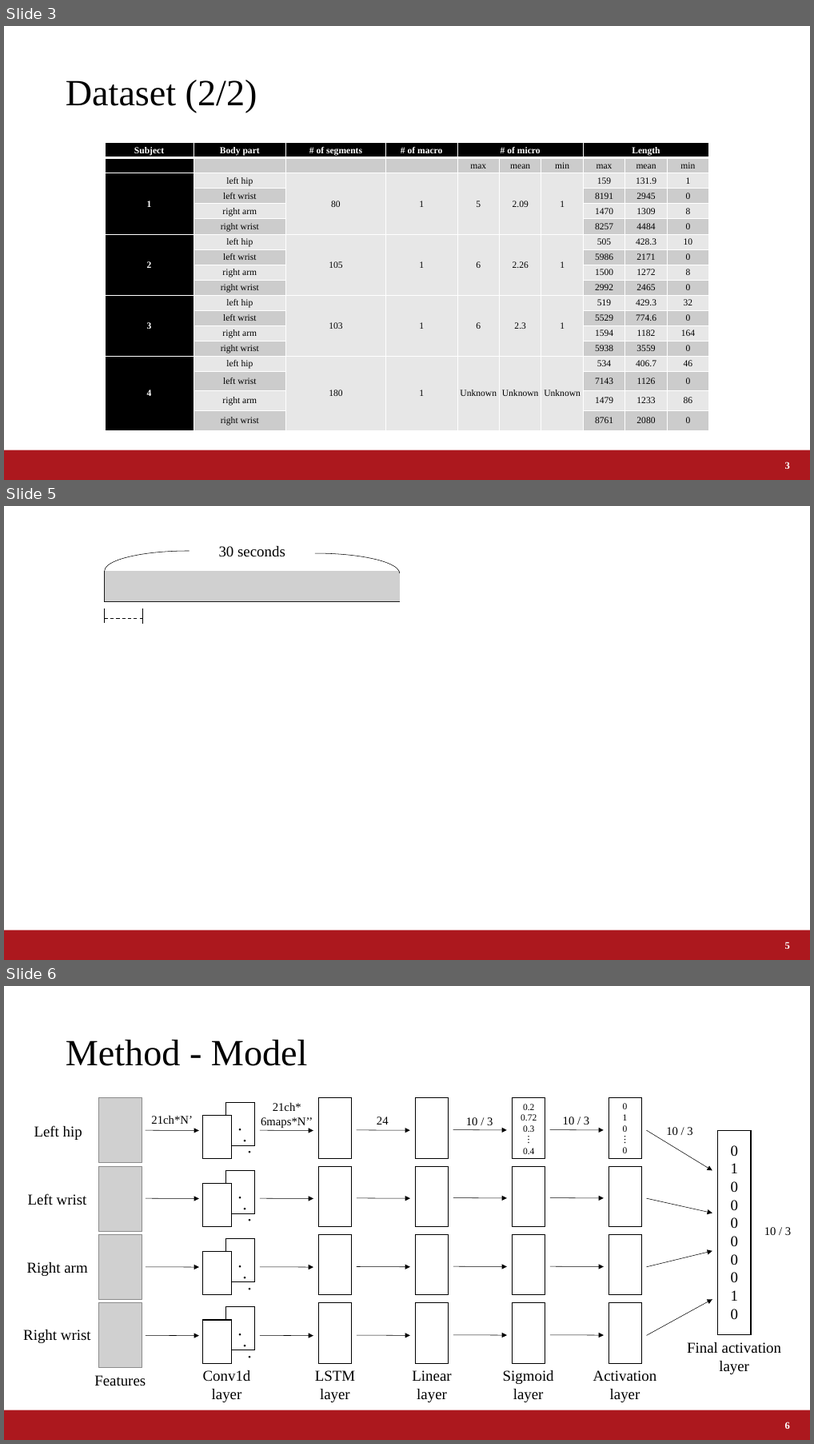
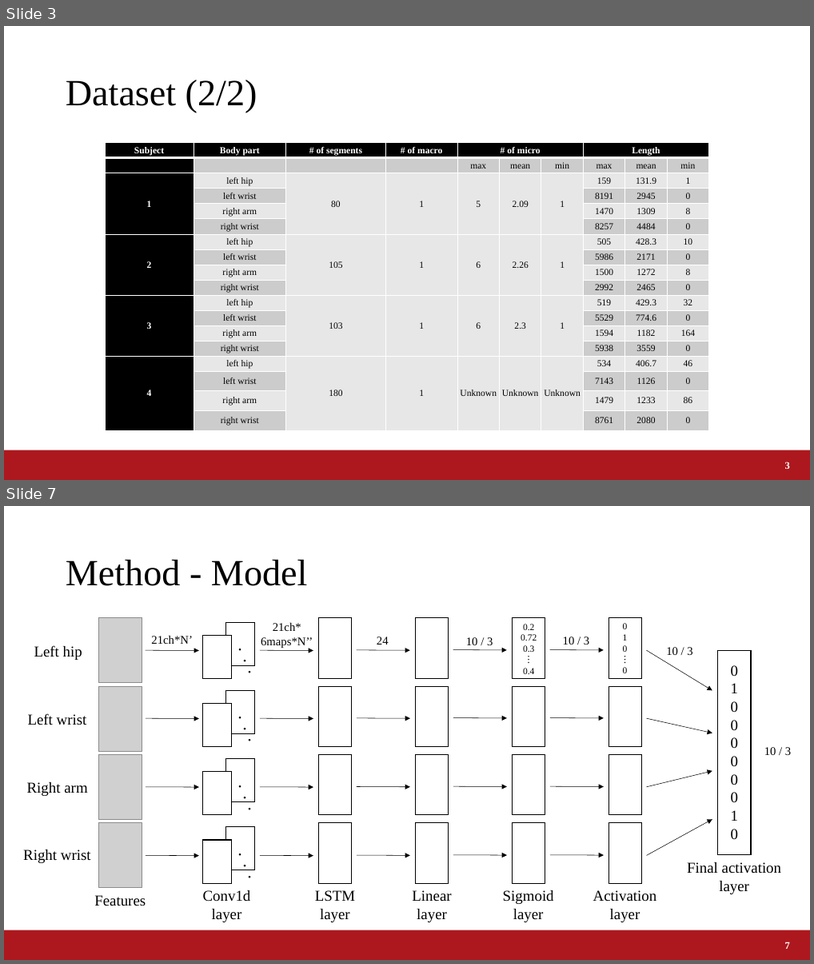
Before and after one commit to a2h1r0/lab, a slide deck: paper/ABC2020CookingChallenge/ABC2020_Fujii.pptx. Shown one above the other, each under a label of ours: slides 3, 5 and 6 before the commit, slides 3 and 7 after it; the slides between them are not shown. The pictures are 814x1444 and 814x964 pixels, drawn with LibreOffice and Linux fonts; fonts in the diff are those of the drawing; grey boxes stand for pictures; background and template pictures are left out. Boxes give left, top, right and bottom in pixels: in the first picture for what was removed or moved away, otherwise in the second. Text is boxed around its words. In the diff, an @@ line names an element or a change of style, - is before the commit and + after.

```diff
--- a/paper/ABC2020CookingChallenge/ABC2020_Fujii.pptx
+++ b/paper/ABC2020CookingChallenge/ABC2020_Fujii.pptx
@@ slide 5 removed at (4, 506, 810, 960), background #FFFFFF; not listed: 1 template element that a slide beside it also shows @@
@@ arc (boxed as its full ellipse) removed at (105, 551, 273, 591) @@
@@ text removed at (219, 546, 286, 557) @@
-30 seconds
@@ arc (boxed as its full ellipse) removed at (231, 553, 400, 593) @@
@@ rectangle removed at (105, 571, 400, 601) @@
@@ picture removed at (105, 571, 400, 601) @@
@@ line removed from (105, 608) to (105, 623) @@
@@ line removed from (105, 619) to (142, 619) @@
@@ line removed from (142, 608) to (142, 624) @@
@@ page number removed at (786, 941, 790, 948) @@
-5
@@ what was slide 6 is now slide 7 @@
@@ page number at (786, 941, 790, 948): text changed @@
-6
+7
```
Also in this commit, not shown: 3 slides changed, 3 slides added.
